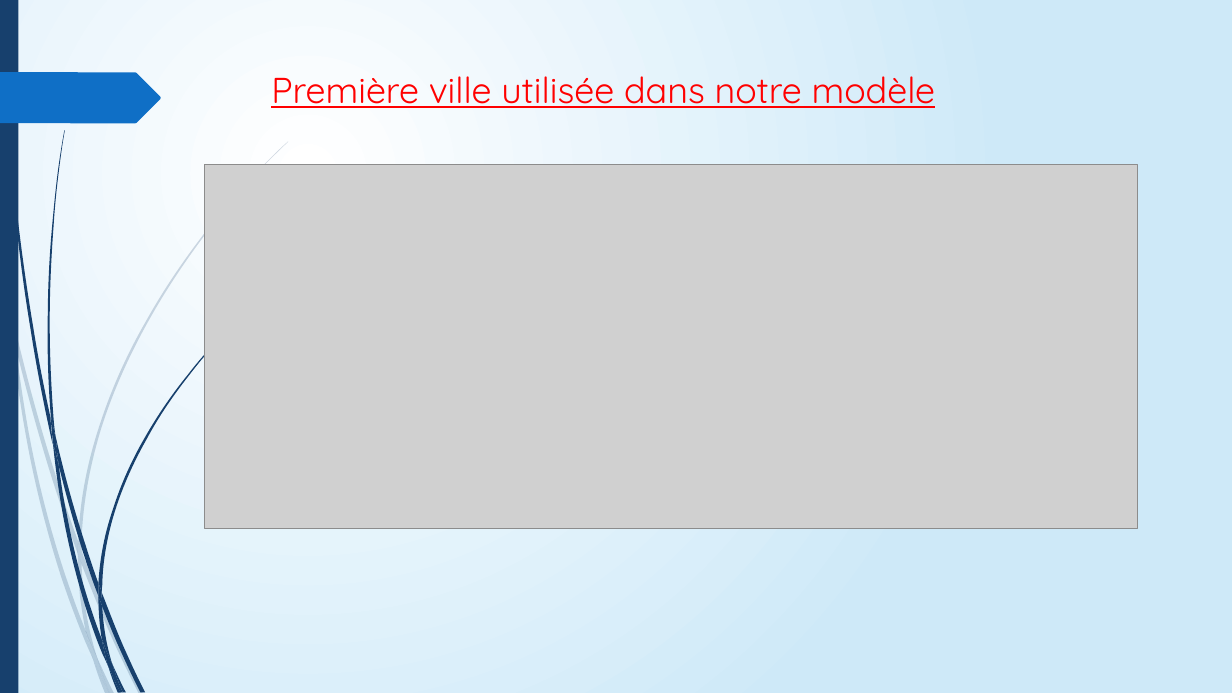
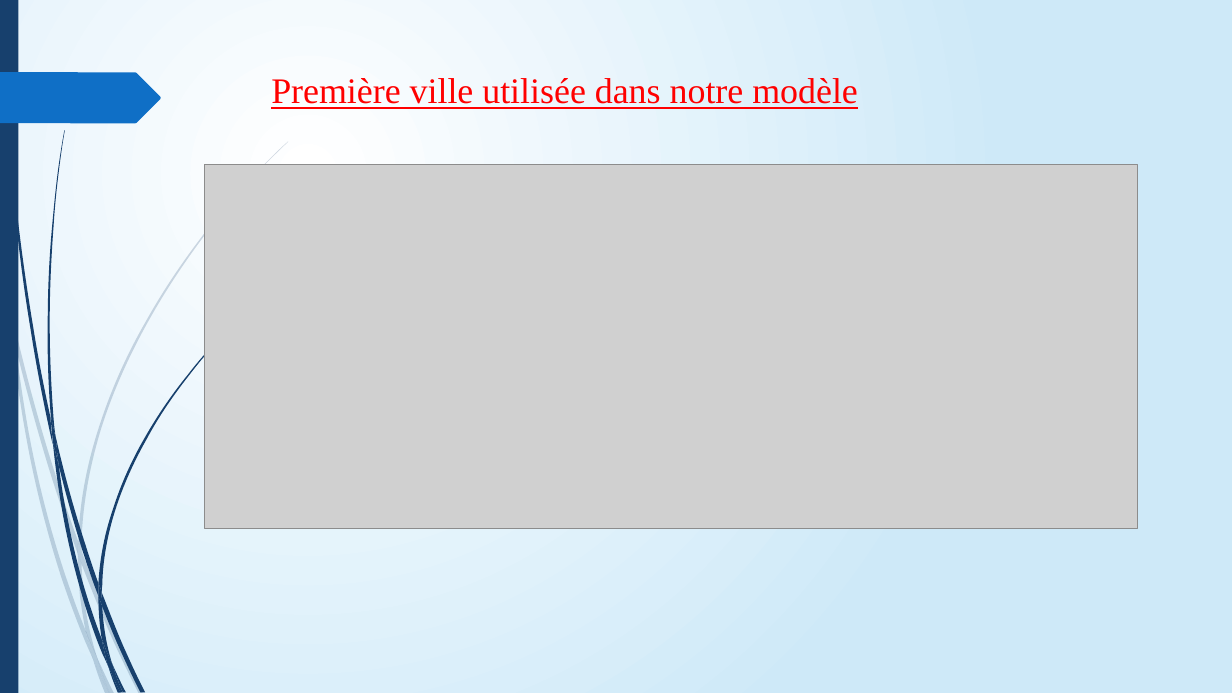
Before and after one commit to ARE-DYNAMIC-2021-2022-G1/roadTraffic, a slide deck: slide 4 of ROAD TRAFFIC SIMULATION.pptx. Drawn at 1232x693 pixels with LibreOffice and Linux fonts; fonts in the diff are those of the drawing; grey boxes stand for pictures. Boxes give left, top, right and bottom in pixels: in the first picture for what was removed or moved away, otherwise in the second. Text is boxed around its words. In the diff, an @@ line names an element or a change of style, - is before the commit and + after.

```diff
--- a/ROAD TRAFFIC SIMULATION.pptx
+++ b/ROAD TRAFFIC SIMULATION.pptx
@@ title "Première ville utilisée dans notre ..." at [271,78,858,109]: font Quicksand to Times New Roman @@
```
Also in this commit, not shown: 2 other slides changed.
